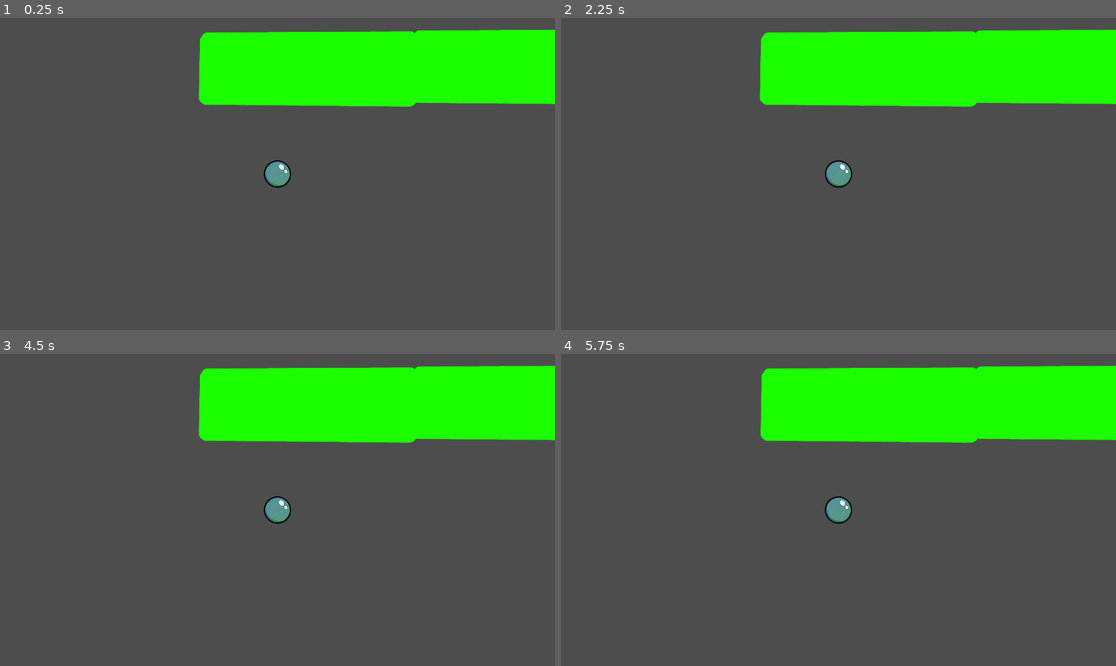
Above: before the commit, frames 1-4 (two rows, left to right).
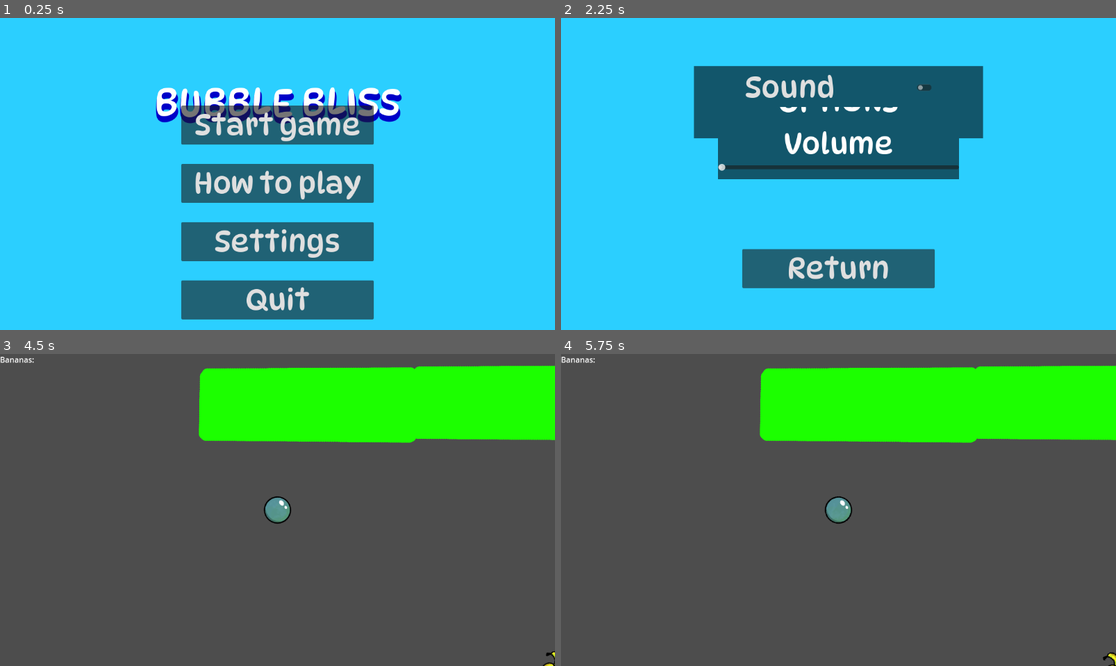
Above: after the commit, the same moments.

Repository: skincrawl/gamejam_test
Game: Godot game, scene res://Scenes/main_menu.tscn
The game is run twice, just before and just after one commit, with the same random seed, the same clock (stepped at 60 frames per second) and the same inputs. Before the commit the project starts from res://Scenes/level.tscn.
Inputs (mouse positions are in pixels of both pictures, inside the frame that each line leads up to):
- Up to frame 1 (0.25 s): no input
- Up to frame 2 (2.25 s): click (838, 183) at 0.5 s, where only the run after the commit has a clickable "How to play"; click (838, 233) at 1.25 s, where only the run after the commit has a clickable "Return"; click (838, 242) at 2 s, where only the run after the commit has a clickable "Settings"
- Up to frame 3 (4.5 s): click (277, 422) at 2.75 s, where only the run after the commit has a clickable "Sound"; click (277, 603) at 3.5 s, where only the run after the commit has a clickable "Return"; click (277, 460) at 4.25 s, where only the run after the commit has a clickable "Start game"
- Up to frame 4 (5.75 s): move the mouse to (960, 494) at 5.02 s; press the mouse at (960, 494) at 5.03 s

The runs differ from the first frame. In frame 1, 100% of the frame differs, in the area x 0-100%, y 0-100%; in frame 2, 100%; in frame 3, 0.1%; in frame 4, 0.3%.

Commit message:
Arvi's changes added
Added the banana scene but didn't implement

Modified the controls a bit

Added Arvi's scenes and scripts

Diff:
--- /dev/null
+++ b/gamejam_2025_bubble/Scenes/banana.tscn
@@ -0,0 +1,49 @@
+[gd_scene load_steps=8 format=3 uid="uid://cunyvm8bl614t"]
+
+[ext_resource type="Script" path="res://Scripts/banana.gd" id="1_tkajb"]
+[ext_resource type="Texture2D" uid="uid://bcp66k6r2syon" path="res://Assets/Art/Banana_Sheet.png" id="1_ycuah"]
+
+[sub_resource type="CircleShape2D" id="CircleShape2D_r6nxe"]
+radius = 12.0
+
+[sub_resource type="AtlasTexture" id="AtlasTexture_c8f0q"]
+atlas = ExtResource("1_ycuah")
+region = Rect2(0, 0, 64, 64)
+
+[sub_resource type="AtlasTexture" id="AtlasTexture_y4uk0"]
+atlas = ExtResource("1_ycuah")
+region = Rect2(64, 0, 64, 64)
+
+[sub_resource type="AtlasTexture" id="AtlasTexture_c3ios"]
+atlas = ExtResource("1_ycuah")
+region = Rect2(128, 0, 64, 64)
+
+[sub_resource type="SpriteFrames" id="SpriteFrames_ogi3s"]
+animations = [{
+"frames": [{
+"duration": 1.0,
+"texture": SubResource("AtlasTexture_c8f0q")
+}, {
+"duration": 1.0,
+"texture": SubResource("AtlasTexture_y4uk0")
+}, {
+"duration": 1.0,
+"texture": SubResource("AtlasTexture_c3ios")
+}],
+"loop": true,
+"name": &"default",
+"speed": 5.0
+}]
+
+[node name="banana" type="Area2D"]
+script = ExtResource("1_tkajb")
+
+[node name="CollisionShape2D" type="CollisionShape2D" parent="."]
+shape = SubResource("CircleShape2D_r6nxe")
+
+[node name="AnimatedSprite2D" type="AnimatedSprite2D" parent="."]
+position = Vector2(-3, -3)
+scale = Vector2(0.5, 0.5)
+sprite_frames = SubResource("SpriteFrames_ogi3s")
+frame = 1
+frame_progress = 0.657028
--- /dev/null
+++ b/gamejam_2025_bubble/Scenes/banana_mouse.tscn
@@ -0,0 +1,23 @@
+[gd_scene load_steps=5 format=3 uid="uid://7o3ladlt1r1i"]
+
+[ext_resource type="Texture2D" uid="uid://dkxr0yqfvyrp5" path="res://Assets/Art/Banana64Mouse.png" id="1_dhn8e"]
+[ext_resource type="Script" path="res://Scripts/banana_mouse.gd" id="2_c0gge"]
+
+[sub_resource type="AtlasTexture" id="AtlasTexture_5gevt"]
+atlas = ExtResource("1_dhn8e")
+region = Rect2(0, 0, 64, 64)
+
+[sub_resource type="SpriteFrames" id="SpriteFrames_83y1t"]
+animations = [{
+"frames": [{
+"duration": 1.0,
+"texture": SubResource("AtlasTexture_5gevt")
+}],
+"loop": true,
+"name": &"default",
+"speed": 5.0
+}]
+
+[node name="banana_mouse" type="AnimatedSprite2D"]
+sprite_frames = SubResource("SpriteFrames_83y1t")
+script = ExtResource("2_c0gge")
--- /dev/null
+++ b/gamejam_2025_bubble/Scenes/how_to_play.tscn
@@ -0,0 +1,103 @@
+[gd_scene load_steps=6 format=3 uid="uid://cfx55rek8u1kn"]
+
+[ext_resource type="Script" path="res://Scripts/how_to_play.gd" id="1_nd7su"]
+[ext_resource type="FontFile" uid="uid://behuf74h25j5t" path="res://GameAssets/DynaPuff/DynaPuff-VariableFont_wdth,wght.ttf" id="1_sujcp"]
+
+[sub_resource type="Theme" id="Theme_avieb"]
+Button/fonts/font = ExtResource("1_sujcp")
+Label/fonts/font = ExtResource("1_sujcp")
+
+[sub_resource type="Theme" id="Theme_gnr1q"]
+
+[sub_resource type="GDScript" id="GDScript_t48tm"]
+script/source = "extends Button
+
+
+# Called when the node enters the scene tree for the first time.
+func _ready() -> void:
+	pass # Replace with function body.
+
+
+# Called every frame. 'delta' is the elapsed time since the previous frame.
+func _process(delta: float) -> void:
+	pass
+"
+
+[node name="HowToPlay" type="Control"]
+layout_mode = 3
+anchors_preset = 15
+anchor_right = 1.0
+anchor_bottom = 1.0
+grow_horizontal = 2
+grow_vertical = 2
+theme = SubResource("Theme_avieb")
+script = ExtResource("1_nd7su")
+
+[node name="BackgroundColor" type="ColorRect" parent="."]
+layout_mode = 1
+anchors_preset = 15
+anchor_right = 1.0
+anchor_bottom = 1.0
+grow_horizontal = 2
+grow_vertical = 2
+color = Color(0.168627, 0.811765, 1, 1)
+
+[node name="TextBoxAnchoring" type="Panel" parent="."]
+layout_mode = 1
+anchors_preset = 5
+anchor_left = 0.5
+anchor_right = 0.5
+offset_left = -700.0
+offset_top = 100.0
+offset_right = 700.0
+offset_bottom = 800.0
+grow_horizontal = 2
+
+[node name="TextBoxColor" type="ColorRect" parent="TextBoxAnchoring"]
+show_behind_parent = true
+layout_mode = 1
+anchors_preset = 15
+anchor_right = 1.0
+anchor_bottom = 1.0
+grow_horizontal = 2
+grow_vertical = 2
+color = Color(0.0714, 0.33866, 0.42, 1)
+
+[node name="Instructions" type="Label" parent="TextBoxAnchoring"]
+layout_mode = 1
+anchors_preset = 15
+anchor_right = 1.0
+anchor_bottom = 1.0
+grow_horizontal = 2
+grow_vertical = 2
+theme_override_font_sizes/font_size = 30
+text = "Blow the bubble to the goal without dropping the monkey onto the jungle floor."
+horizontal_alignment = 1
+vertical_alignment = 1
+
+[node name="VBoxContainer" type="VBoxContainer" parent="."]
+layout_mode = 1
+anchors_preset = 7
+anchor_left = 0.5
+anchor_top = 1.0
+anchor_right = 0.5
+anchor_bottom = 1.0
+offset_left = -150.0
+offset_top = -300.0
+offset_right = 150.0
+offset_bottom = -100.0
+grow_horizontal = 2
+grow_vertical = 0
+theme_override_constants/separation = 40
+alignment = 1
+
+[node name="Return" type="Button" parent="VBoxContainer"]
+layout_mode = 2
+theme = SubResource("Theme_gnr1q")
+theme_override_font_sizes/font_size = 60
+action_mode = 0
+text = "Return"
+icon_alignment = 1
+script = SubResource("GDScript_t48tm")
+
+[connection signal="pressed" from="VBoxContainer/Return" to="." method="_on_return_pressed"]
--- a/gamejam_2025_bubble/Scenes/level.tscn
+++ b/gamejam_2025_bubble/Scenes/level.tscn
@@ -1,10 +1,11 @@
-[gd_scene load_steps=7 format=3 uid="uid://djjt8ypwl2hcj"]
+[gd_scene load_steps=8 format=3 uid="uid://djjt8ypwl2hcj"]
 
 [ext_resource type="Script" path="res://Scripts/level.gd" id="1_etyro"]
 [ext_resource type="PackedScene" uid="uid://cyrnm4f53gk0a" path="res://Scenes/wall.tscn" id="1_tmsxg"]
 [ext_resource type="PackedScene" uid="uid://bjqgn8eaev75p" path="res://Scenes/bubbles.tscn" id="2_12vdd"]
 [ext_resource type="PackedScene" uid="uid://c4h04nltkk8mx" path="res://Scenes/goal.tscn" id="3_ot183"]
 [ext_resource type="Texture2D" uid="uid://1w1c41sg8wr1" path="res://Assets/Art/lose_text.png" id="5_gt1ue"]
+[ext_resource type="PackedScene" uid="uid://7o3ladlt1r1i" path="res://Scenes/banana_mouse.tscn" id="6_tlr06"]
 
 [sub_resource type="TileSet" id="TileSet_1hxkd"]
 tile_size = Vector2i(128, 128)
@@ -69,3 +70,10 @@
 offset_right = 523.0
 offset_bottom = 294.0
 color = Color(0, 0, 0, 1)
+
+[node name="bananas" type="Label" parent="CanvasLayer"]
+offset_right = 40.0
+offset_bottom = 23.0
+text = "Bananas: "
+
+[node name="banana_mouse" parent="." instance=ExtResource("6_tlr06")]
--- /dev/null
+++ b/gamejam_2025_bubble/Scenes/main_menu.tscn
@@ -0,0 +1,103 @@
+[gd_scene load_steps=5 format=3 uid="uid://b5gigobueilix"]
+
+[ext_resource type="Script" path="res://Scripts/main_menu.gd" id="1_oinqm"]
+[ext_resource type="FontFile" uid="uid://behuf74h25j5t" path="res://GameAssets/DynaPuff/DynaPuff-VariableFont_wdth,wght.ttf" id="1_ugjs1"]
+
+[sub_resource type="Theme" id="Theme_avieb"]
+Button/fonts/font = ExtResource("1_ugjs1")
+Label/fonts/font = ExtResource("1_ugjs1")
+
+[sub_resource type="Theme" id="Theme_gnr1q"]
+
+[node name="MainMenu" type="Control"]
+layout_mode = 3
+anchors_preset = 15
+anchor_right = 1.0
+anchor_bottom = 1.0
+grow_horizontal = 2
+grow_vertical = 2
+theme = SubResource("Theme_avieb")
+script = ExtResource("1_oinqm")
+
+[node name="ColorRect" type="ColorRect" parent="."]
+layout_mode = 1
+anchors_preset = 15
+anchor_right = 1.0
+anchor_bottom = 1.0
+grow_horizontal = 2
+grow_vertical = 2
+color = Color(0.168627, 0.811765, 1, 1)
+
+[node name="Title" type="Label" parent="."]
+layout_mode = 1
+anchors_preset = 5
+anchor_left = 0.5
+anchor_right = 0.5
+offset_left = -300.0
+offset_top = 100.0
+offset_right = 300.0
+offset_bottom = 250.0
+grow_horizontal = 2
+theme_override_colors/font_color = Color(1, 1, 1, 1)
+theme_override_colors/font_shadow_color = Color(3.7542e-06, 0, 0.783205, 1)
+theme_override_colors/font_outline_color = Color(0, 0, 0.784314, 1)
+theme_override_constants/shadow_offset_y = 10
+theme_override_constants/shadow_outline_size = 10
+theme_override_font_sizes/font_size = 80
+text = "Bubble Bliss"
+horizontal_alignment = 1
+vertical_alignment = 1
+uppercase = true
+
+[node name="VBoxContainer" type="VBoxContainer" parent="."]
+layout_mode = 1
+anchors_preset = 8
+anchor_left = 0.5
+anchor_top = 0.5
+anchor_right = 0.5
+anchor_bottom = 0.5
+offset_left = -200.0
+offset_top = -220.0
+offset_right = 200.0
+offset_bottom = 380.0
+grow_horizontal = 2
+grow_vertical = 2
+theme_override_constants/separation = 40
+alignment = 1
+
+[node name="Start_game" type="Button" parent="VBoxContainer"]
+layout_mode = 2
+theme = SubResource("Theme_gnr1q")
+theme_override_font_sizes/font_size = 60
+action_mode = 0
+text = "Start game"
+icon_alignment = 1
+
+[node name="How_to_play" type="Button" parent="VBoxContainer"]
+layout_mode = 2
+theme = SubResource("Theme_gnr1q")
+theme_override_font_sizes/font_size = 60
+action_mode = 0
+text = "How to play"
+icon_alignment = 1
+
+[node name="Options" type="Button" parent="VBoxContainer"]
+layout_mode = 2
+theme = SubResource("Theme_gnr1q")
+theme_override_font_sizes/font_size = 60
+action_mode = 0
+text = "Settings"
+icon_alignment = 1
+
+[node name="Quit" type="Button" parent="VBoxContainer"]
+layout_mode = 2
+theme = SubResource("Theme_gnr1q")
+theme_override_font_sizes/font_size = 60
+action_mode = 0
+text = "Quit"
+icon_alignment = 1
+
+[connection signal="pressed" from="VBoxContainer/Start_game" to="." method="_on_start_game_pressed"]
+[connection signal="pressed" from="VBoxContainer/How_to_play" to="." method="_on_how_to_play_pressed"]
+[connection signal="pressed" from="VBoxContainer/Options" to="." method="_on_options_pressed"]
+[connection signal="pressed" from="VBoxContainer/Quit" to="." method="_on_quit_pressed"]
--- /dev/null
+++ b/gamejam_2025_bubble/Scenes/options_menu.tscn
@@ -0,0 +1,163 @@
+[gd_scene load_steps=9 format=3 uid="uid://dawhaco6iyv2k"]
+
+[ext_resource type="Script" path="res://Scripts/options_menu.gd" id="1_in42w"]
+[ext_resource type="FontFile" uid="uid://behuf74h25j5t" path="res://GameAssets/DynaPuff/DynaPuff-VariableFont_wdth,wght.ttf" id="2_m52pm"]
+
+[sub_resource type="Theme" id="Theme_avieb"]
+
+[sub_resource type="Theme" id="Theme_2t6o0"]
+Label/fonts/font = ExtResource("2_m52pm")
+
+[sub_resource type="StyleBoxEmpty" id="StyleBoxEmpty_jwn0c"]
+
+[sub_resource type="Theme" id="Theme_gnr1q"]
+Button/fonts/font = ExtResource("2_m52pm")
+CheckButton/fonts/font = ExtResource("2_m52pm")
+Label/colors/font_color = Color(1, 1, 1, 1)
+Label/colors/font_outline_color = Color(0, 0, 0, 1)
+Label/colors/font_shadow_color = Color(0, 0, 0, 0)
+Label/constants/line_spacing = 3
+Label/constants/outline_size = 0
+Label/constants/shadow_offset_x = 1
+Label/constants/shadow_offset_y = 1
+Label/constants/shadow_outline_size = 1
+Label/font_sizes/font_size = 16
+Label/fonts/font = ExtResource("2_m52pm")
+Label/styles/normal = SubResource("StyleBoxEmpty_jwn0c")
+
+[sub_resource type="Theme" id="Theme_lxusg"]
+Label/fonts/font = ExtResource("2_m52pm")
+
+[sub_resource type="Theme" id="Theme_o0vlm"]
+Button/fonts/font = ExtResource("2_m52pm")
+CheckButton/fonts/font = ExtResource("2_m52pm")
+Label/fonts/font = ExtResource("2_m52pm")
+
+[node name="Options" type="Control"]
+layout_mode = 3
+anchors_preset = 15
+anchor_right = 1.0
+anchor_bottom = 1.0
+grow_horizontal = 2
+grow_vertical = 2
+theme = SubResource("Theme_avieb")
+script = ExtResource("1_in42w")
+
+[node name="ColorRect" type="ColorRect" parent="."]
+layout_mode = 1
+anchors_preset = 15
+anchor_right = 1.0
+anchor_bottom = 1.0
+grow_horizontal = 2
+grow_vertical = 2
+color = Color(0.168627, 0.811765, 1, 1)
+
+[node name="Options" type="Label" parent="."]
+layout_mode = 1
+anchors_preset = 5
+anchor_left = 0.5
+anchor_right = 0.5
+offset_left = -300.0
+offset_top = 100.0
+offset_right = 300.0
+offset_bottom = 250.0
+grow_horizontal = 2
+theme = SubResource("Theme_2t6o0")
+theme_override_font_sizes/font_size = 60
+text = "Options"
+horizontal_alignment = 1
+vertical_alignment = 1
+uppercase = true
+
+[node name="TextBoxColor" type="ColorRect" parent="Options"]
+show_behind_parent = true
+layout_mode = 1
+anchors_preset = 15
+anchor_right = 1.0
+anchor_bottom = 1.0
+grow_horizontal = 2
+grow_vertical = 2
+color = Color(0.0714, 0.33866, 0.42, 1)
+
+[node name="VBoxContainer" type="VBoxContainer" parent="."]
+layout_mode = 1
+anchors_preset = 8
+anchor_left = 0.5
+anchor_top = 0.5
+anchor_right = 0.5
+anchor_bottom = 0.5
+offset_left = -200.0
+offset_top = -220.0
+offset_right = 200.0
+offset_bottom = 380.0
+grow_horizontal = 2
+grow_vertical = 2
+theme_override_constants/separation = 40
+alignment = 1
+
+[node name="SoundOnOff" type="CheckButton" parent="VBoxContainer"]
+layout_mode = 2
+theme = SubResource("Theme_gnr1q")
+theme_override_font_sizes/font_size = 60
+action_mode = 0
+text = "Sound"
+icon_alignment = 1
+
+[node name="TextBoxColor" type="ColorRect" parent="VBoxContainer/SoundOnOff"]
+show_behind_parent = true
+layout_mode = 1
+anchors_preset = 15
+anchor_right = 1.0
+anchor_bottom = 1.0
+offset_left = -50.0
+offset_right = 50.0
+grow_horizontal = 2
+grow_vertical = 2
+color = Color(0.0714, 0.33866, 0.42, 1)
+
+[node name="Volume" type="Label" parent="VBoxContainer"]
+layout_mode = 2
+theme = SubResource("Theme_lxusg")
+theme_override_colors/font_color = Color(1, 1, 1, 1)
+theme_override_font_sizes/font_size = 60
+text = "Volume"
+horizontal_alignment = 1
+vertical_alignment = 1
+
+[node name="TextBoxColor" type="ColorRect" parent="VBoxContainer/Volume"]
+show_behind_parent = true
+layout_mode = 1
+anchors_preset = 15
+anchor_right = 1.0
+anchor_bottom = 1.0
+offset_left = -50.0
+offset_right = 50.0
+offset_bottom = 37.0
+grow_horizontal = 2
+grow_vertical = 2
+color = Color(0.0714, 0.33866, 0.42, 1)
+
+[node name="volume_slider" type="HSlider" parent="VBoxContainer/Volume"]
+layout_mode = 1
+anchors_preset = 7
+anchor_left = 0.5
+anchor_top = 1.0
+anchor_right = 0.5
+anchor_bottom = 1.0
+offset_left = -250.0
+offset_top = -3.0
+offset_right = 250.0
+offset_bottom = 27.0
+grow_horizontal = 2
+grow_vertical = 0
+rounded = true
+
+[node name="Return" type="Button" parent="VBoxContainer"]
+layout_mode = 2
+size_flags_vertical = 6
+theme = SubResource("Theme_o0vlm")
+theme_override_font_sizes/font_size = 60
+text = "Return
+"
+
+[connection signal="pressed" from="VBoxContainer/Return" to="." method="_on_return_pressed"]
--- a/gamejam_2025_bubble/Scenes/win_screen.tscn
+++ b/gamejam_2025_bubble/Scenes/win_screen.tscn
@@ -1,10 +1,23 @@
-[gd_scene load_steps=2 format=3 uid="uid://b1nk0of7fw0au"]
+[gd_scene load_steps=3 format=3 uid="uid://b1nk0of7fw0au"]
 
 [ext_resource type="Texture2D" uid="uid://cvr0v85pmymh1" path="res://Assets/Art/win_screen_temp.png" id="1_j6q8t"]
+[ext_resource type="Script" path="res://Scripts/win_screen.gd" id="1_yact1"]
 
 [node name="win_screen" type="Node2D"]
+script = ExtResource("1_yact1")
 
 [node name="Sprite2D" type="Sprite2D" parent="."]
 position = Vector2(580, 320)
 scale = Vector2(0.598958, 0.598148)
 texture = ExtResource("1_j6q8t")
+
+[node name="CanvasLayer" type="CanvasLayer" parent="."]
+
+[node name="Button" type="Button" parent="CanvasLayer"]
+offset_left = 478.0
+offset_top = 437.0
+offset_right = 606.0
+offset_bottom = 496.0
+text = "Again?"
+
+[connection signal="pressed" from="CanvasLayer/Button" to="." method="_on_button_pressed"]
--- /dev/null
+++ b/gamejam_2025_bubble/Scripts/banana.gd
@@ -0,0 +1 @@
+extends Area2D
--- /dev/null
+++ b/gamejam_2025_bubble/Scripts/banana_mouse.gd
@@ -0,0 +1,17 @@
+extends AnimatedSprite2D
+
+
+# Rotation speed in degrees
+const MAX_ROT_SPEED:float = 60.0
+const SLOWDOWN_SPEED:float = 60.0
+
+var speed:float = 0.0
+
+func _process(_delta:float) -> void:
+
+	if Input.is_action_pressed("blowing"):
+		speed = MAX_ROT_SPEED
+	else:
+		speed = move_toward(speed, 0.0, SLOWDOWN_SPEED * _delta)
+
+	rotation += deg_to_rad(speed)
--- a/gamejam_2025_bubble/Scripts/bubbles.gd
+++ b/gamejam_2025_bubble/Scripts/bubbles.gd
@@ -3,7 +3,14 @@
 class_name Bubbles
 
 
-const MAX_BLOW_STRENGTH:float = 1500.0
+const MIN_BLOW_STRENGTH:float = 10.0
+const MAX_BLOW_STRENGTH:float = 100.0
+
+const MAX_SPEED:float = 300.0
+
+const MAX_CONTROL_DISTANCE:float = 500.0
+# Making a little area outside the bubble, where the strength doesn't increase
+const CONTROL_MARGIN:float = 1.1
 
 
 func _ready() -> void:
@@ -24,7 +31,7 @@
 
 	var dir:Vector2 = screen_middle - mouse_pos
 
-	var monkey_distance:float = max(0, mouse_pos.distance_to(screen_middle) - $CollisionShape2D.shape.radius)
+	var monkey_distance:float = max(0, mouse_pos.distance_to(screen_middle) - $CollisionShape2D.shape.radius * CONTROL_MARGIN)
 
 	# print("monkey distance: ", monkey_distance)
 
@@ -32,10 +39,16 @@
 	var distance_attenuation:float = 0.0
 
 	if monkey_distance > 1.0:
-		distance_attenuation = 1.0 / monkey_distance
+		distance_attenuation = MAX_CONTROL_DISTANCE / min(monkey_distance, MAX_CONTROL_DISTANCE)
 
 	# force = monkey_distance * dir.normalized() * distance_attenuation
-	force = MAX_BLOW_STRENGTH * dir.normalized() * distance_attenuation
+	var blow_strength:float = lerp(MIN_BLOW_STRENGTH, MAX_BLOW_STRENGTH, distance_attenuation)
+	force = MAX_BLOW_STRENGTH * dir.normalized() * blow_strength * _delta
 
 	# print("force strength: ", force.length())
 	apply_central_force(force)
+
+
+func _integrate_forces(_state: PhysicsDirectBodyState2D) -> void:
+	if _state.linear_velocity.length() > MAX_SPEED:
+		_state.linear_velocity = _state.linear_velocity.normalized() * MAX_SPEED
--- /dev/null
+++ b/gamejam_2025_bubble/Scripts/how_to_play.gd
@@ -0,0 +1,4 @@
+extends Control
+
+func _on_return_pressed():
+	get_tree().change_scene_to_file("res://Scenes/main_menu.tscn")
--- a/gamejam_2025_bubble/Scripts/level.gd
+++ b/gamejam_2025_bubble/Scripts/level.gd
@@ -3,17 +3,36 @@
 class_name Level
 
 
+var collected_bananas:int = 0
+
 func _ready() -> void:
 
 	Globals.level = self
+
+	Input.mouse_mode = Input.MOUSE_MODE_CAPTURED
 
 	$CanvasLayer/lose_text.hide()
 	$CanvasLayer/lose_bg.hide()
 	$CanvasLayer/lose_bg.size = DisplayServer.window_get_size()
 
 
+func _process(_delta:float) -> void:
+	var mouse_pos:Vector2 = get_viewport().get_mouse_position()
+	$banana_mouse.position = $Bubbles.global_position + mouse_pos
+
+
 func hit_wall() -> void:
 
-	$Bubbles.freeze = true
+	$Bubbles.set_deferred("freeze", true)
+
 	$CanvasLayer/lose_text.show()
 	$CanvasLayer/lose_bg.show()
+
+	await get_tree().create_timer(4.0).timeout
+	get_tree().reload_current_scene()
+
+
+func banana_collected() -> void:
+
+	collected_bananas += 1
+	$CanvasLayer/bananas.text = "bananas: " + str(collected_bananas)
--- /dev/null
+++ b/gamejam_2025_bubble/Scripts/main_menu.gd
@@ -0,0 +1,13 @@
+extends Control
+
+func _on_start_game_pressed():
+	get_tree().change_scene_to_file("res://Scenes/level.tscn")
+
+func _on_how_to_play_pressed():
+	get_tree().change_scene_to_file("res://Scenes/how_to_play.tscn")
+
+func _on_options_pressed():
+	get_tree().change_scene_to_file("res://Scenes/options_menu.tscn")
+
+func _on_quit_pressed():
+	get_tree().quit()
--- /dev/null
+++ b/gamejam_2025_bubble/Scripts/options_menu.gd
@@ -0,0 +1,4 @@
+extends Control
+
+func _on_return_pressed():
+	get_tree().change_scene_to_file("res://Scenes/main_menu.tscn")
--- a/gamejam_2025_bubble/Scripts/wall.gd
+++ b/gamejam_2025_bubble/Scripts/wall.gd
@@ -2,6 +2,6 @@
 
 
 
-func _on_body_entered(body: Node2D) -> void:
+func _on_body_entered(_body: Node2D) -> void:
 
 	Globals.level.hit_wall()
--- /dev/null
+++ b/gamejam_2025_bubble/Scripts/win_screen.gd
@@ -0,0 +1,11 @@
+extends Node2D
+
+
+func _ready() -> void:
+
+	$CanvasLayer/Button.grab_focus()
+
+
+func _on_button_pressed() -> void:
+
+	get_tree().change_scene_to_file("res://Scenes/level.tscn")
--- a/gamejam_2025_bubble/project.godot
+++ b/gamejam_2025_bubble/project.godot
@@ -11,7 +11,7 @@
 [application]
 
 config/name="gamejam_2025_bubble"
-run/main_scene="res://Scenes/level.tscn"
+run/main_scene="res://Scenes/main_menu.tscn"
 config/features=PackedStringArray("4.3", "Forward Plus")
 config/icon="res://icon.svg"
 
Binary file added: gamejam_2025_bubble/Assets/Art/Banana64Mouse.png
Not shown, added: gamejam_2025_bubble/Assets/Art/Banana64Mouse.png.import
Binary file added: gamejam_2025_bubble/Assets/Fonts/Banana64Mouse.png
Not shown, added: gamejam_2025_bubble/Assets/Fonts/Banana64Mouse.png.import
Binary file added: gamejam_2025_bubble/Assets/Fonts/DynaPuff-VariableFont_wdth,wght.ttf
Not shown, added: gamejam_2025_bubble/Assets/Fonts/DynaPuff-VariableFont_wdth,wght.ttf.import
Binary file added: gamejam_2025_bubble/GameAssets/DynaPuff/DynaPuff-VariableFont_wdth,wght.ttf
Not shown, added: gamejam_2025_bubble/GameAssets/DynaPuff/DynaPuff-VariableFont_wdth,wght.ttf.import
Not shown, added: gamejam_2025_bubble/GameAssets/DynaPuff/OFL.txt
Not shown, added: gamejam_2025_bubble/GameAssets/DynaPuff/README.txt
Binary file added: gamejam_2025_bubble/GameAssets/DynaPuff/static/DynaPuff-Bold.ttf
Not shown, added: gamejam_2025_bubble/GameAssets/DynaPuff/static/DynaPuff-Bold.ttf.import
(and 22 more such lines)
